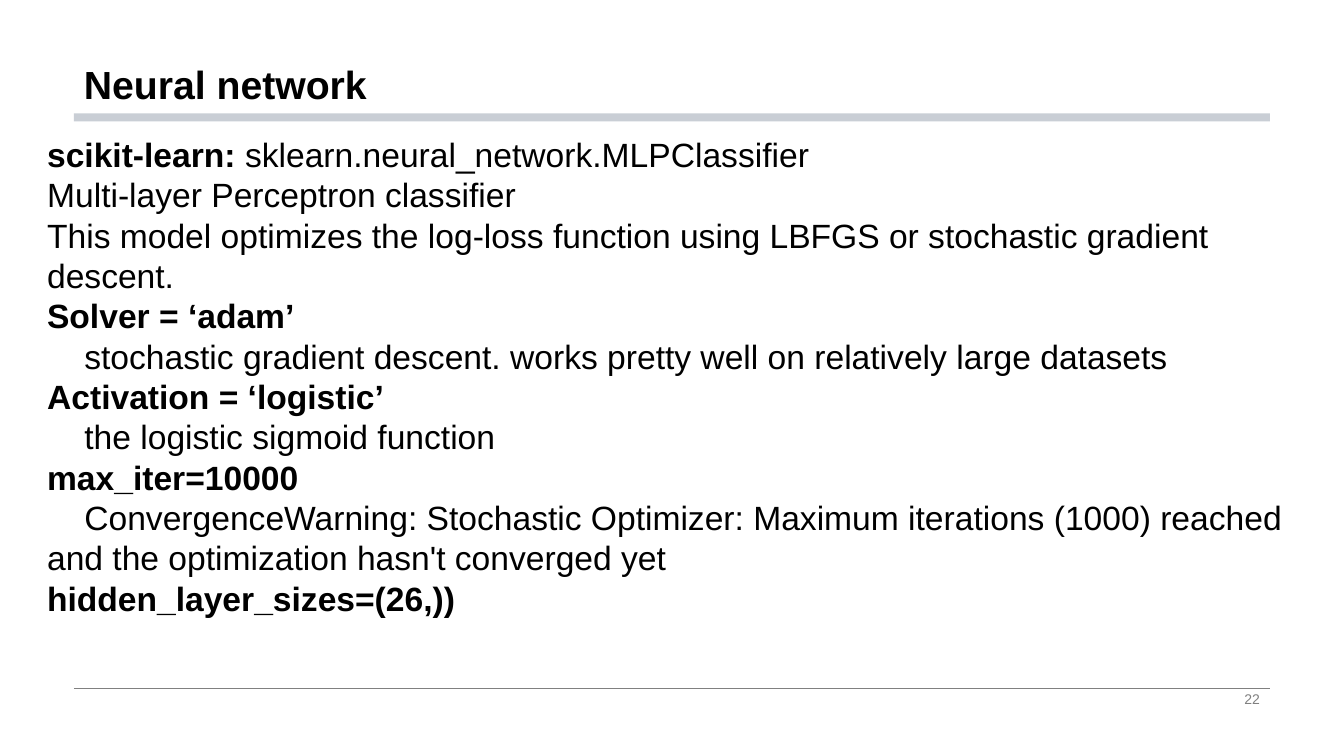
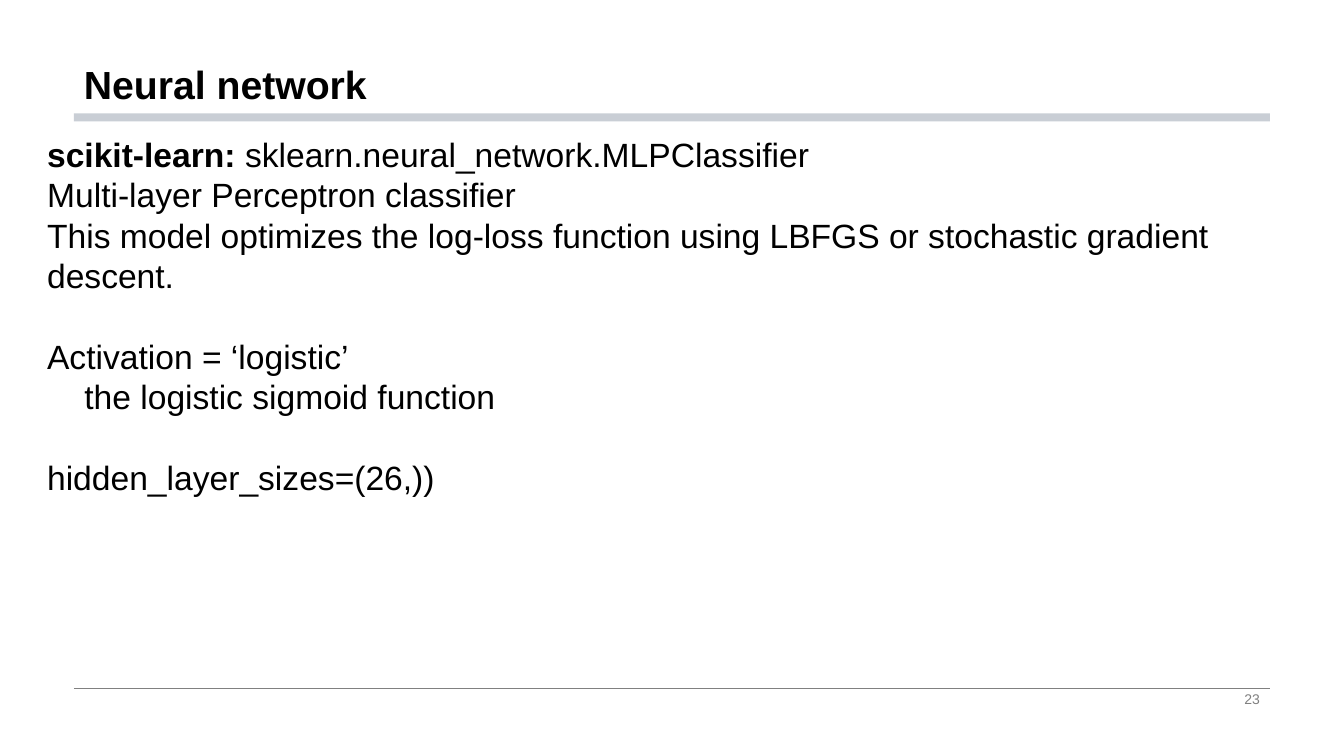
Before and after one commit to briiiskiiiday/AR-Child-English-Vocabulary-Teaching-Based-on-Handwritten-Letter-Recognition--Animal-, a slide deck: slide 23 of final_presentation.pptx (slide 22 before the commit). Drawn at 1344x756 pixels with LibreOffice and Linux fonts; fonts in the diff are those of the drawing. Boxes give left, top, right and bottom in pixels: in the first picture for what was removed or moved away, otherwise in the second. Text is boxed around its words. In the diff, an @@ line names an element or a change of style, - is before the commit and + after.

```diff
--- a/final_presentation.pptx
+++ b/final_presentation.pptx
@@ text at box(47, 303, 1167, 376): paragraphs removed @@
-Solver = ‘adam’
-stochastic gradient descent. works pretty well on relatively large datasets
@@ text at box(47, 344, 435, 497): bold off in "Activation = ‘logistic’", "hidden_layer_sizes=(26,))" @@
@@ text at box(47, 465, 1281, 577): paragraphs removed @@
-max_iter=10000
-ConvergenceWarning: Stochastic Optimizer: Maximum iterations (1000) reached and the optimization hasn't converged yet
```
Also in this commit, not shown: 4 other slides changed, 1 slide added, 2 other files.
